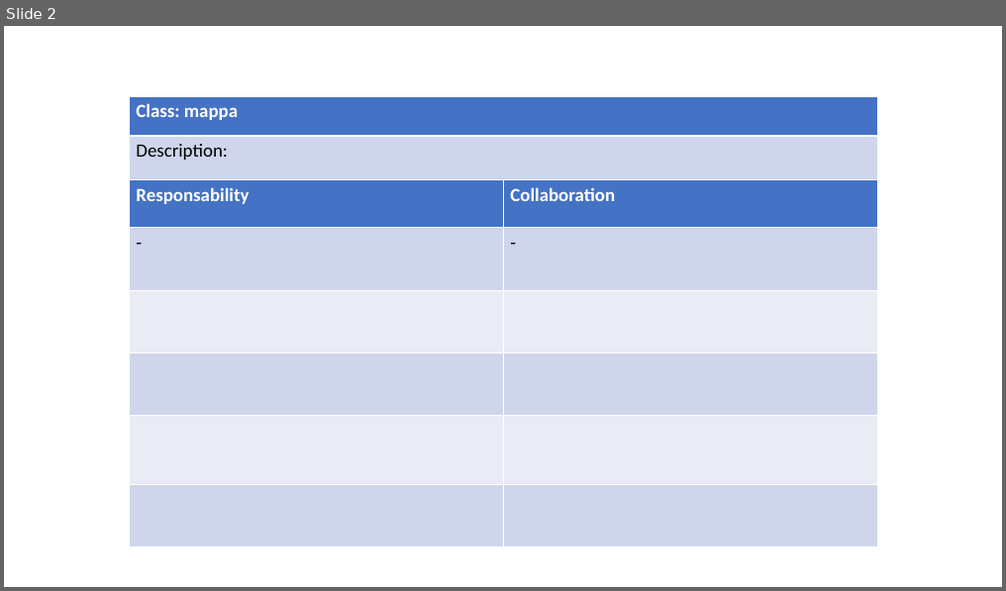
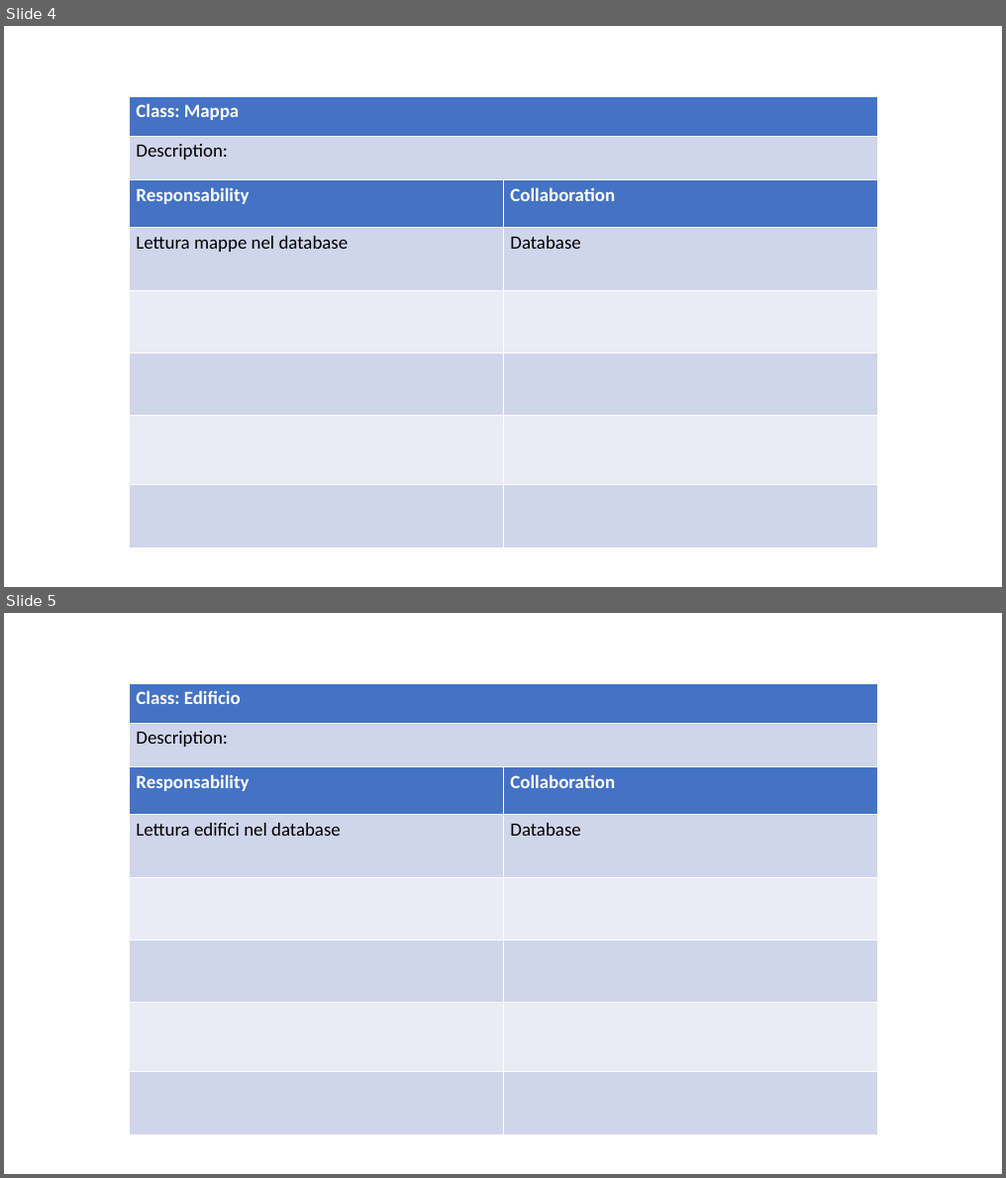
Before and after one commit to ecorradini/ProgettoIDS, a slide deck: AnalisiRequisiti/CRC/UT3/UT3.ppt. Shown one above the other, each under a label of ours: slide 2 before the commit, slides 4 and 5 after it. The pictures are 1006x591 and 1006x1178 pixels, drawn with LibreOffice and Linux fonts; fonts in the diff are those of the drawing. Boxes give left, top, right and bottom in pixels: in the first picture for what was removed or moved away, otherwise in the second. Text is boxed around its words. In the diff, an @@ line names an element or a change of style, - is before the commit and + after.

```diff
--- a/AnalisiRequisiti/CRC/UT3/UT3.ppt
+++ b/AnalisiRequisiti/CRC/UT3/UT3.ppt
@@ slide 5 added at <box>4,613,1002,1174</box>, background #FFFFFF @@
@@ table added at <box>129,683,877,767</box>, 2 rows, 1 columns @@
+Class: Edificio
+Description:
@@ table added at <box>129,766,877,1134</box>, 6 rows, 2 columns @@
+Responsability | Collaboration
+Lettura edifici nel database | Database
+ | 
+ | 
+ | 
+ | 
@@ what was slide 2 is now slide 4 @@
@@ slide 4 changed as well @@
@@ table at <box>129,96,877,180</box> @@
-row 1, column 1: Class: mappa
+row 1, column 1: Class: Mappa
@@ line spacing 1 to 0.98 @@
@@ borders changed @@
@@ table at <box>129,179,877,547</box> @@
-row 2, column 1: -
+row 2, column 1: Lettura mappe nel database
-row 2, column 2: -
+row 2, column 2: Database
@@ line spacing 1 to 0.98 @@
@@ borders changed @@
```
Also in this commit, not shown: 3 other slides changed, 5 other slides added, 3 slides removed.
